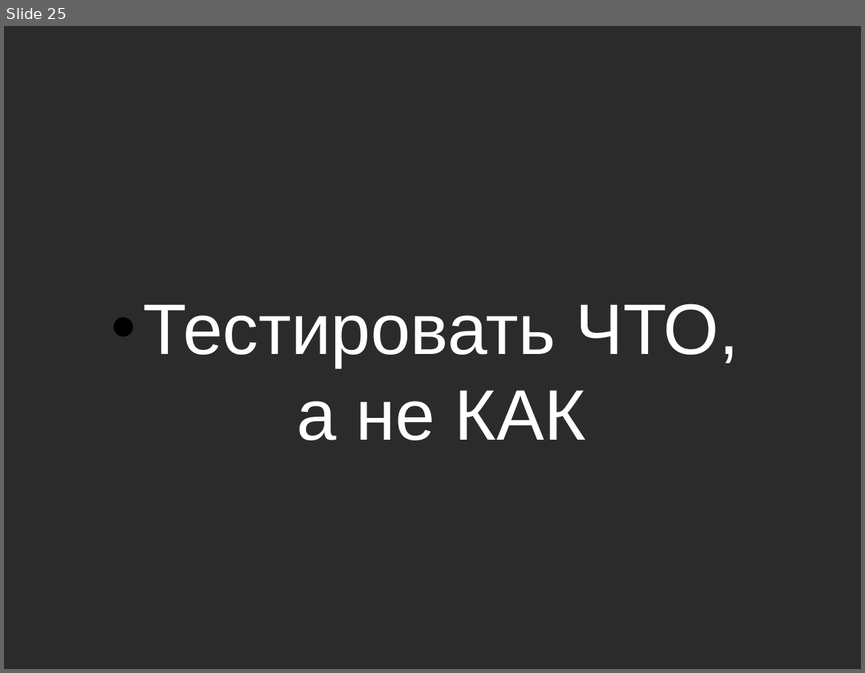
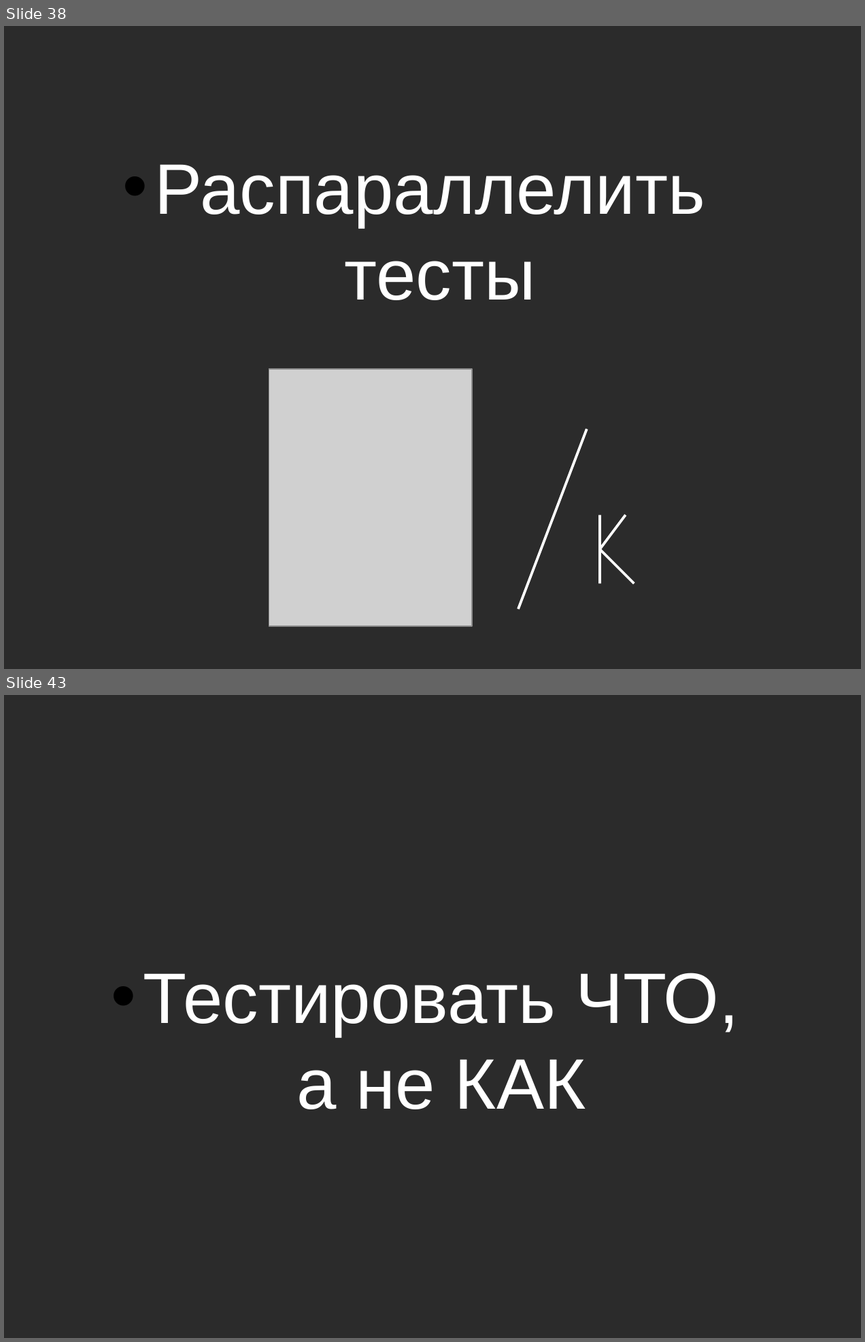
Before and after one commit to asolntsev/presentations, a slide deck: ui-tests/the_fast_and_the_continuous.seleniumcamp2014.odp. Shown one above the other, each under a label of ours: slide 25 before the commit, slides 38 and 43 after it; the slides between them are not shown. The pictures are 865x673 and 865x1342 pixels, drawn with LibreOffice and Linux fonts; fonts in the diff are those of the drawing; grey boxes stand for pictures; background and template pictures are left out; a plain dark background stands for a picture behind light text. Boxes give left, top, right and bottom in pixels: in the first picture for what was removed or moved away, otherwise in the second. Text is boxed around its words. In the diff, an @@ line names an element or a change of style, - is before the commit and + after.

```diff
--- a/ui-tests/the_fast_and_the_continuous.seleniumcamp2014.odp
+++ b/ui-tests/the_fast_and_the_continuous.seleniumcamp2014.odp
@@ slide 38 added at (4, 26, 861, 669), background picture (left out) @@
@@ text added at (155, 164, 705, 300), 60 pt, text #FFFFFF @@
+• Распараллелить
+  тесты
@@ picture added at (269, 369, 472, 626) @@
@@ line added from (587, 429) to (518, 609), #FFFFFF 2.15 pt @@
@@ line added from (600, 514) to (600, 583), #FFFFFF 2.15 pt @@
@@ line added from (626, 514) to (600, 549), #FFFFFF 2.15 pt @@
@@ line added from (634, 583) to (600, 549), #FFFFFF 2.15 pt @@
@@ what was slide 25 is now slide 43 @@
```
Also in this commit, not shown: 6 slides changed, 21 other slides added, 3 slides removed.
